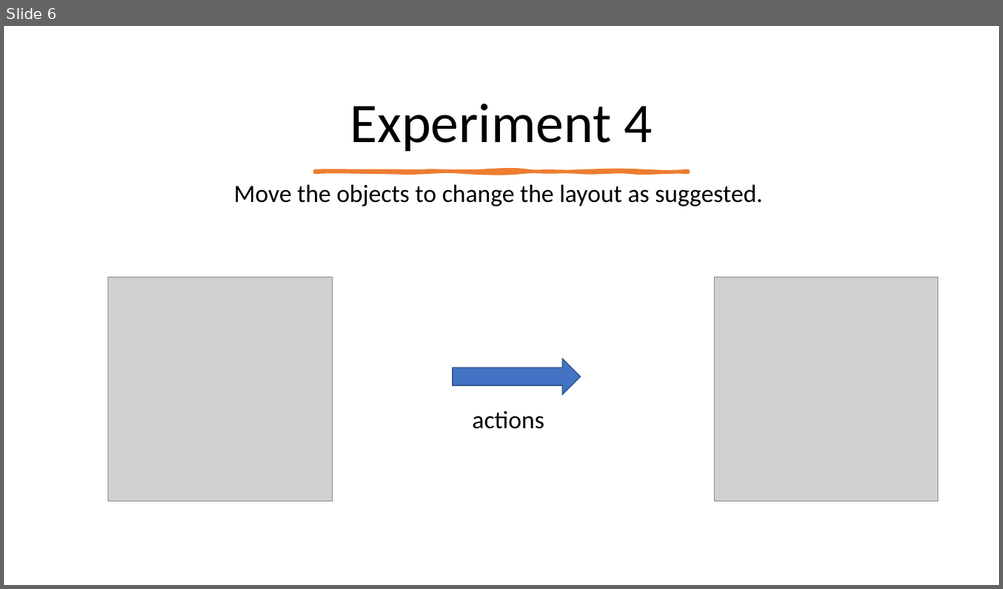
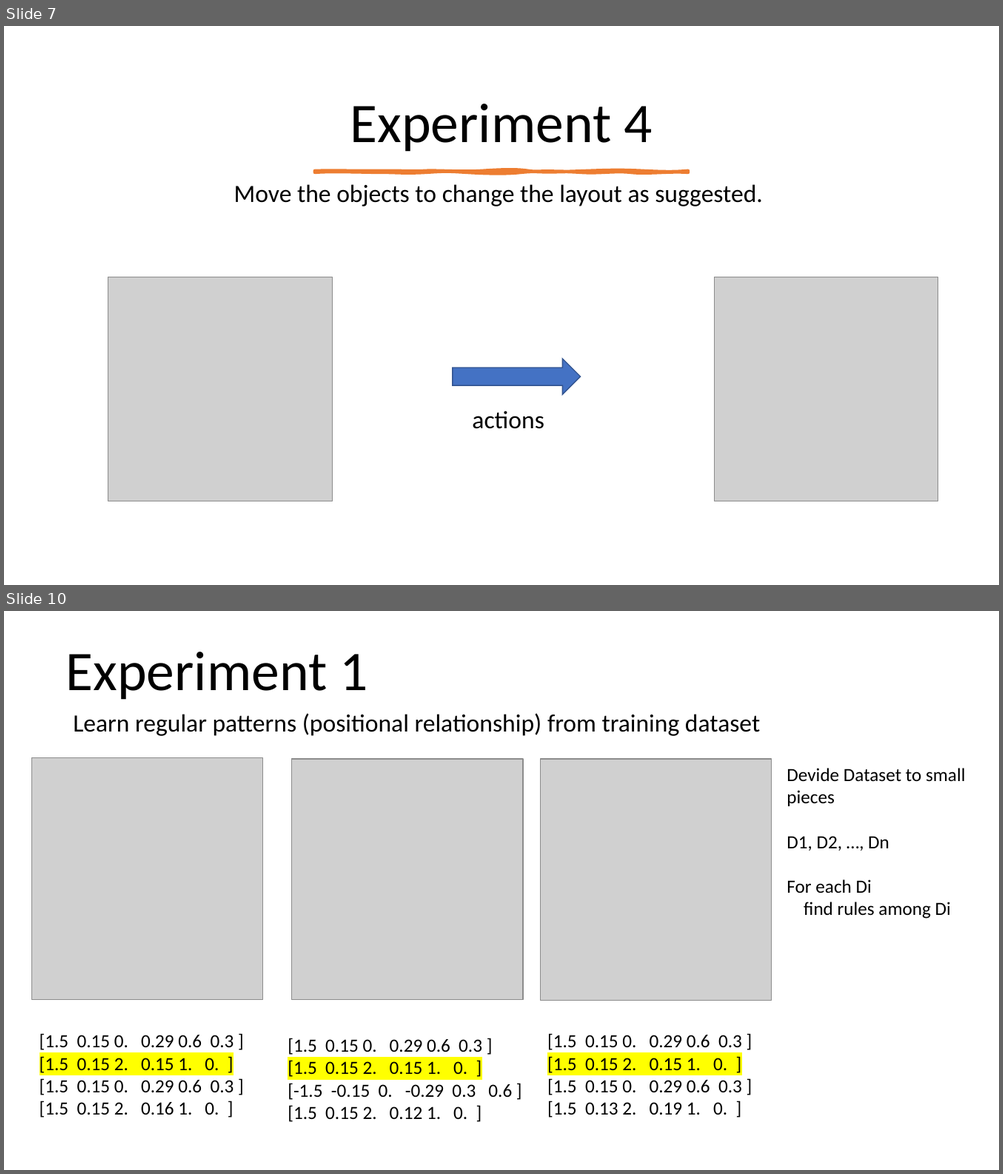
Before and after one commit to akweury/nsai_note, a slide deck: spatial_relation_vector.pptx. Shown one above the other, each under a label of ours: slide 6 before the commit, slides 7 and 10 after it; the slides between them are not shown. The pictures are 1003x589 and 1003x1174 pixels, drawn with LibreOffice and Linux fonts; fonts in the diff are those of the drawing; grey boxes stand for pictures. Boxes give left, top, right and bottom in pixels: in the first picture for what was removed or moved away, otherwise in the second. Text is boxed around its words. In the diff, an @@ line names an element or a change of style, - is before the commit and + after.

```diff
--- a/spatial_relation_vector.pptx
+++ b/spatial_relation_vector.pptx
@@ slide 10 added at (x1=4, y1=611, x2=999, y2=1170), background #FFFFFF @@
@@ title added at (x1=66, y1=652, x2=367, y2=700), 54 pt, text #000000 @@
+Experiment 1
@@ text added at (x1=73, y1=713, x2=760, y2=736), 24 pt, text #000000 @@
+Learn regular patterns (positional relationship) from training dataset
@@ picture added at (x1=31, y1=758, x2=263, y2=999) @@
@@ picture added at (x1=292, y1=759, x2=523, y2=999) @@
@@ picture added at (x1=540, y1=759, x2=771, y2=1000) @@
@@ text added at (x1=786, y1=768, x2=965, y2=919), 18 pt, text #000000 @@
+Devide Dataset to small pieces
+D1, D2, …, Dn
+For each Di
+find rules among Di
@@ text added at (x1=40, y1=1034, x2=234, y2=1118), 18 pt, text #000000 @@
+[1.5 0.15 0. 0.29 0.6 0.3 ]
+[1.5 0.15 2. 0.15 1. 0. ]
+[1.5 0.15 0. 0.29 0.6 0.3 ]
+[1.5 0.15 2. 0.16 1. 0. ]
@@ text added at (x1=287, y1=1038, x2=512, y2=1122), 18 pt, text #000000 @@
+[1.5 0.15 0. 0.29 0.6 0.3 ]
+[1.5 0.15 2. 0.15 1. 0. ]
+[-1.5 -0.15 0. -0.29 0.3 0.6 ]
+[1.5 0.15 2. 0.12 1. 0. ]
@@ text added at (x1=547, y1=1034, x2=742, y2=1118), 18 pt, text #000000 @@
+[1.5 0.15 0. 0.29 0.6 0.3 ]
+[1.5 0.15 2. 0.15 1. 0. ]
+[1.5 0.15 0. 0.29 0.6 0.3 ]
+[1.5 0.13 2. 0.19 1. 0. ]
@@ what was slide 6 is now slide 7 @@
```
Also in this commit, not shown: 2 slides changed, 16 other slides added.
